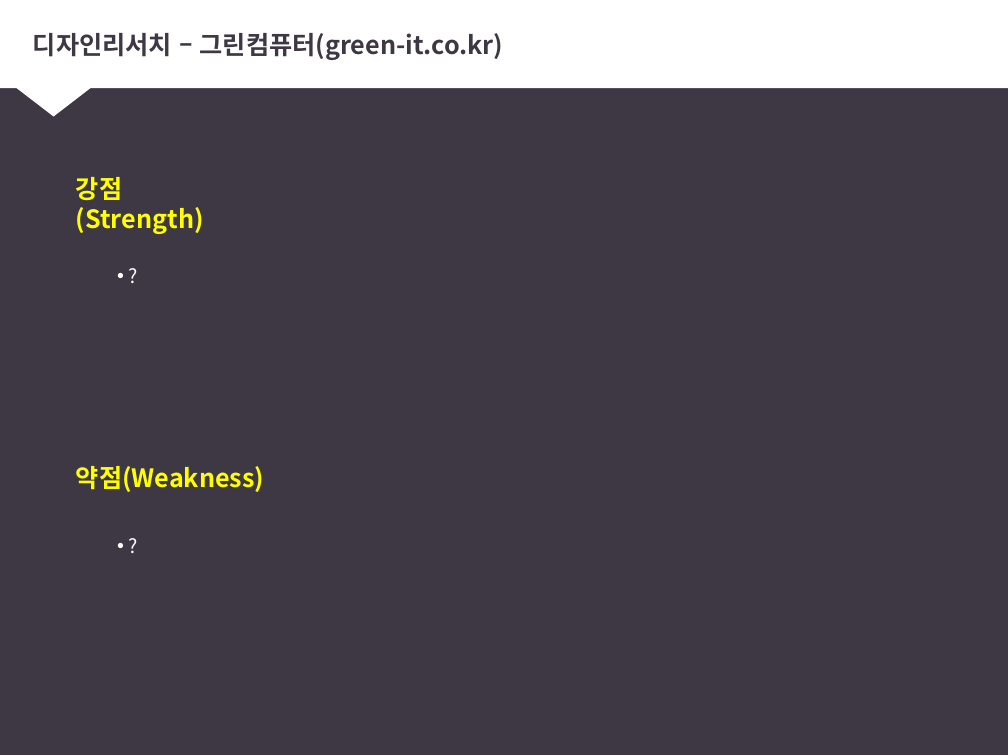
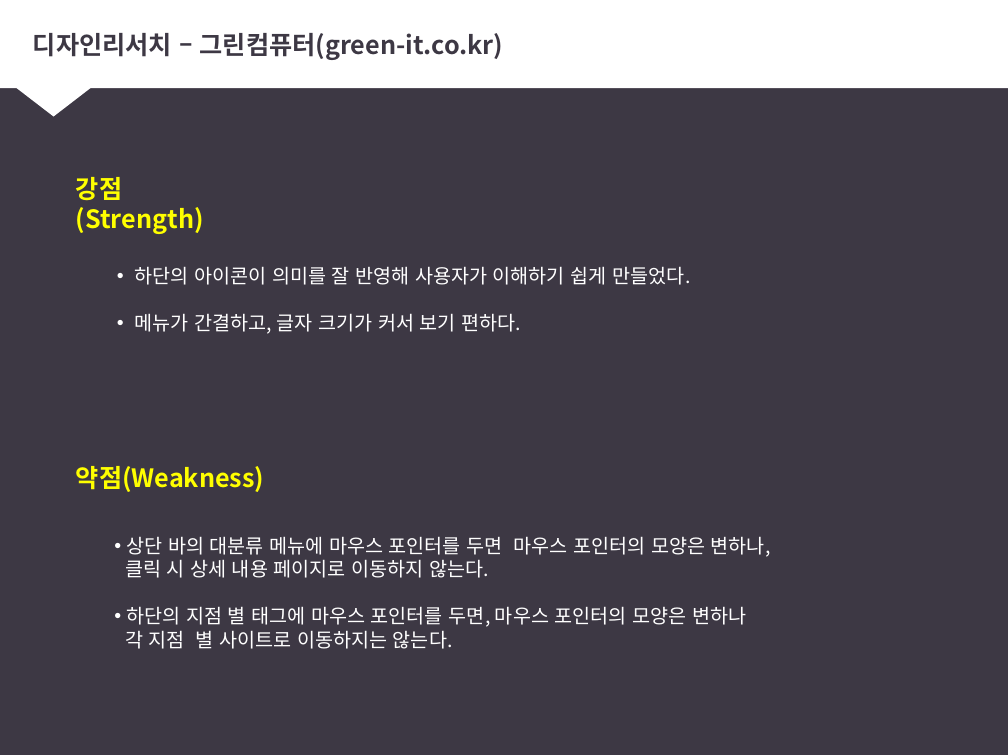
Before and after one commit to rlamj5555/ui_ux_test, a slide deck: slide 14 of 팀과제 자료/스마트커뮤니티 - 기초데이터수집.pptx. Drawn at 1008x756 pixels with LibreOffice and Linux fonts; fonts in the diff are those of the drawing. Boxes give left, top, right and bottom in pixels: in the first picture for what was removed or moved away, otherwise in the second. Text is boxed around its words. In the diff, an @@ line names an element or a change of style, - is before the commit and + after.

```diff
--- a/팀과제 자료/스마트커뮤니티 - 기초데이터수집.pptx
+++ b/팀과제 자료/스마트커뮤니티 - 기초데이터수집.pptx
@@ text removed at (107,259,516,293) @@
-• ?
@@ text added at (135,266,691,334), 14 pt, text #FFFFFF @@
+• 하단의 아이콘이 의미를 잘 반영해 사용자가 이해하기 쉽게 만들었다.
+• 메뉴가 간결하고, 글자 크기가 커서 보기 편하다.
@@ text removed at (107,529,516,563) @@
-• ?
@@ text added at (125,536,772,649), 14 pt, text #FFFFFF @@
+• 상단 바의 대분류 메뉴에 마우스 포인터를 두면 마우스 포인터의 모양은 변하나,
+클릭 시 상세 내용 페이지로 이동하지 않는다.
+• 하단의 지점 별 태그에 마우스 포인터를 두면, 마우스 포인터의 모양은 변하나
+각 지점 별 사이트로 이동하지는 않는다.
```
Also in this commit, not shown: 8 other slides changed, 22 other files.
